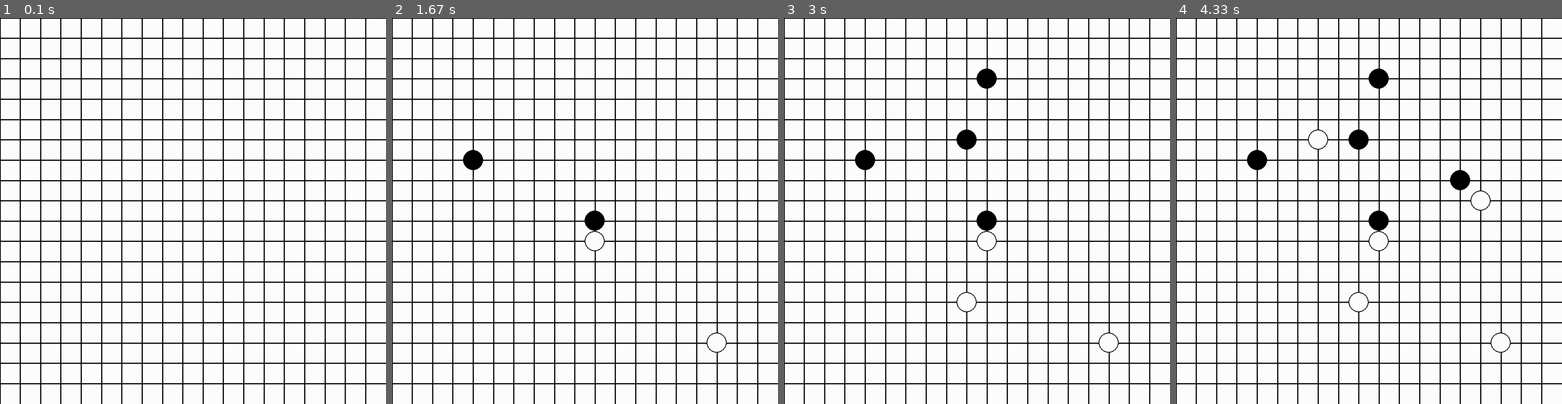
Above: before the commit, frames 1-4 (left to right).
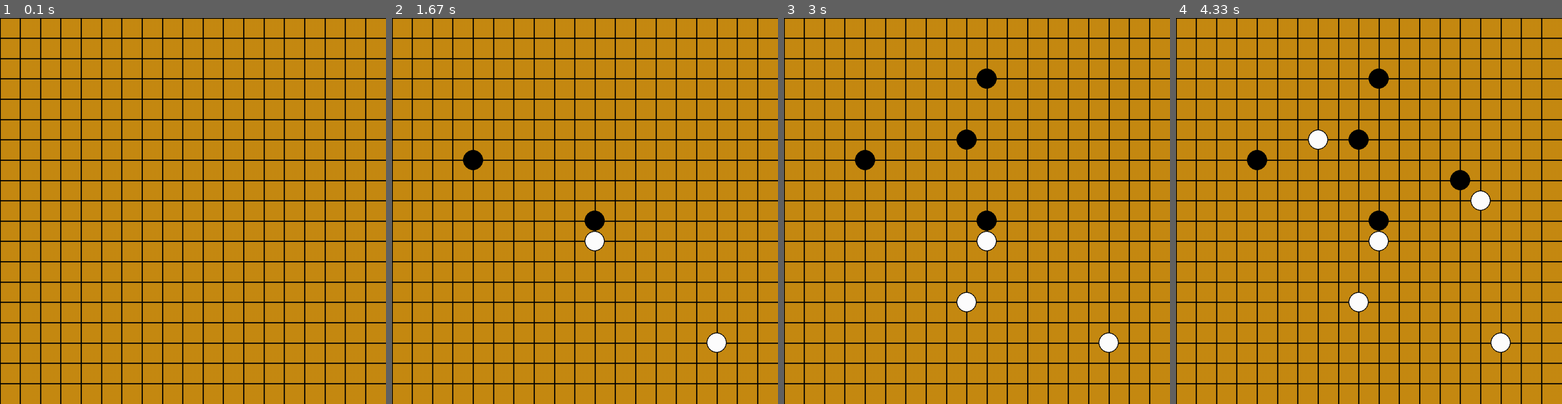
Above: after the commit, the same moments.

Repository: bedrock17/soaf_pygame
Game: pygame game, started from OMOK/game.py
Same seed, same stepped clock (60 frames per second), same inputs: the game is played once before the commit and once after it.
Inputs (mouse positions are in pixels of both pictures, inside the frame that each line leads up to):
- Up to frame 1 (0.1 s): no input
- Up to frame 2 (1.67 s): click (585, 211) at 0.43 s; click (585, 238) at 0.8 s; click (465, 153) at 1.2 s; click (727, 346) at 1.6 s
- Up to frame 3 (3 s): move the mouse to (984, 79) at 1.87 s; click (984, 79) at 2 s; move the mouse to (957, 311) at 2.27 s; click (957, 311) at 2.4 s; click (965, 145) at 2.8 s
- Up to frame 4 (4.33 s): click (1314, 129) at 3.2 s; click (1469, 176) at 3.6 s; move the mouse to (1488, 203) at 3.87 s; click (1488, 203) at 4 s; move the mouse to (1450, 141) at 4.27 s

The runs differ from the first frame. In frame 1, 92% of the frame differs, in the area x 0-100%, y 0-100%; in frame 2, 91%; in frame 3, 91%; in frame 4, 90%.

Commit message:
1w Soyeon

Diff:
--- a/OMOK/game.py
+++ b/OMOK/game.py
@@ -212,7 +212,7 @@
     omok.proc(pos)
 
   #DRAW
-  screen.fill((255,255,255))
+  screen.fill((198,139,18))
   omok.draw()
 
 
